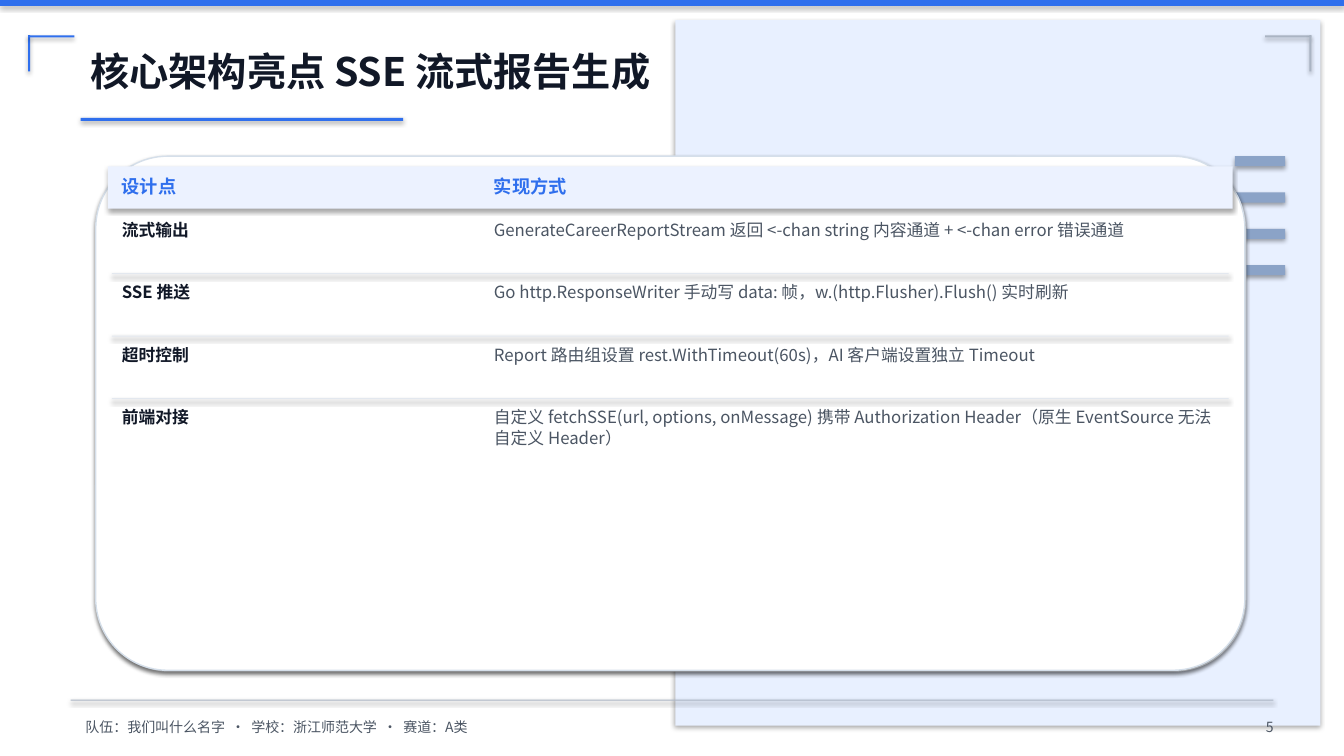
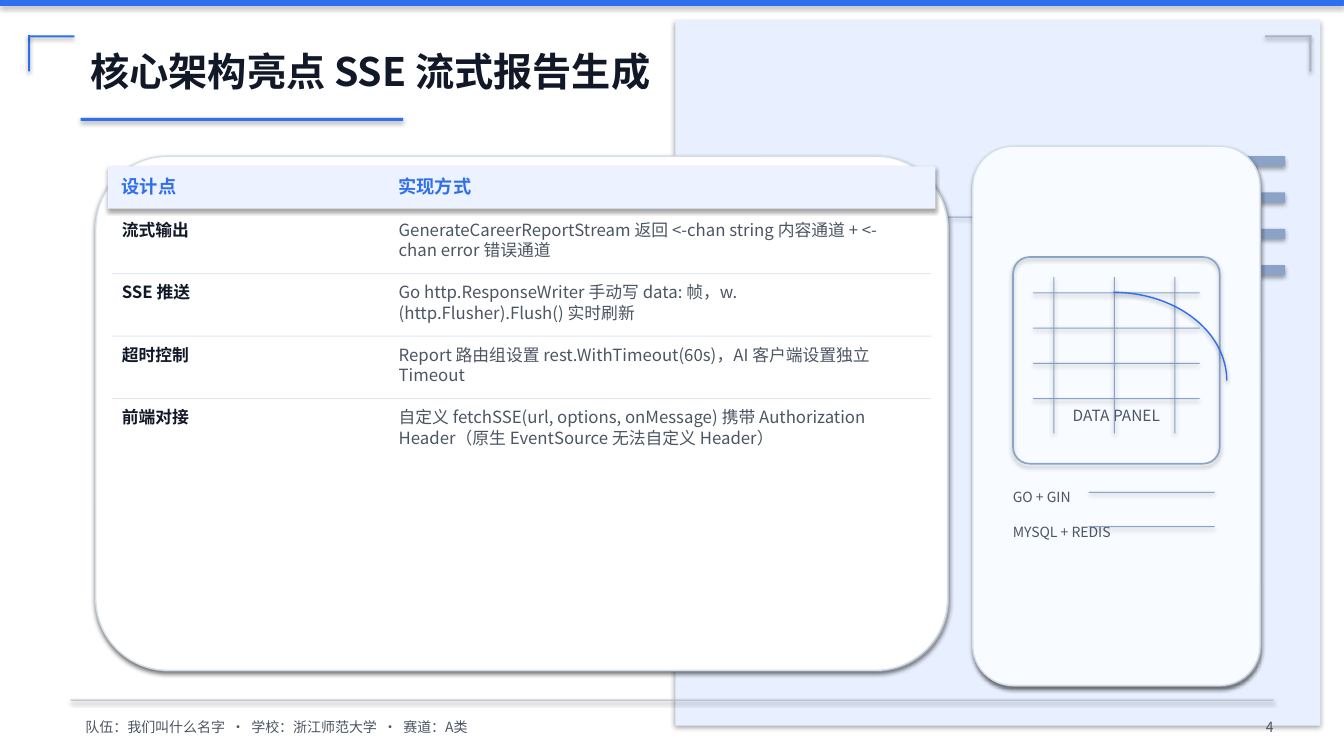
Before and after one commit to ltx-202432110105/quote, a slide deck: slide 5 of slides/competition.pptx (slide 6 before the commit). Drawn at 1344x756 pixels with LibreOffice and Linux fonts; fonts in the diff are those of the drawing; background and template pictures are left out. Boxes give left, top, right and bottom in pixels: in the first picture for what was removed or moved away, otherwise in the second. Text is boxed around its words. In the diff, an @@ line names an element or a change of style, - is before the commit and + after.

```diff
--- a/slides/competition.pptx
+++ b/slides/competition.pptx
@@ rounded rectangle added at (973,146,1260,686), fill #F8FBFF, outline #D5DFEA 1 pt, 11 pt, text #4B5563 @@
+DATA PANEL
@@ rounded rectangle added at (974,147,1261,687), fill #E9EEF4 @@
@@ rounded rectangle: place and size @@
-rounded rectangle at (96,156,1245,670)
+rounded rectangle at (96,156,948,670)
@@ rounded rectangle: place and size @@
-rounded rectangle at (97,157,1246,671)
+rounded rectangle at (97,157,949,671)
@@ rectangle: place and size @@
-rectangle at (108,166,1233,209)
+rectangle at (108,166,936,209)
@@ text "实现方式": place and size @@
-text "实现方式" at (494,177,567,195)
+text "实现方式" at (399,177,472,195)
@@ text "GenerateCareerReportStream 返回 <-chan string 内容通道 ..." rewrapped from (494,222,1124,240) to (399,222,845,257) @@
@@ rounded rectangle added at (1013,257,1220,464), outline #8BA3C7 1.2 pt @@
@@ rectangle: place and size @@
-rectangle at (112,273,1229,274)
+rectangle at (112,273,932,274)
@@ text "Go http.ResponseWriter 手动写 data: 帧，w.(http.Flusher).Flush() ..." rewrapped from (494,284,1068,302) to (399,284,737,323) @@
@@ arc (boxed as its full ellipse) added at (1000,292,1227,469), outline #2F6FED 1 pt @@
@@ rectangle added at (1033,292,1200,293), fill #8BA3C7 @@
@@ rectangle added at (1054,277,1055,434), fill #8BA3C7 @@
@@ rectangle added at (1114,277,1115,434), fill #8BA3C7 @@
@@ rectangle added at (1175,277,1176,434), fill #8BA3C7 @@
@@ rectangle added at (1033,328,1200,329), fill #8BA3C7 @@
@@ rectangle: place and size @@
-rectangle at (112,336,1229,337)
+rectangle at (112,336,932,337)
@@ text "Report 路由组设置 rest.WithTimeout(60s)，AI 客户端设置独立 Timeout" rewrapped from (494,347,1035,365) to (399,347,869,381) @@
@@ rectangle added at (1033,363,1200,364), fill #8BA3C7 @@
@@ rectangle: place and size @@
-rectangle at (112,398,1229,399)
+rectangle at (112,398,932,399)
@@ text "自定义 fetchSSE(url, options, onMessage) 携带 ..." rewrapped from (494,409,1212,446) to (399,409,865,446) @@
@@ rectangle added at (1033,398,1200,399), fill #8BA3C7 @@
@@ text added at (1013,491,1071,502), 10 pt, text #4B5563 @@
+GO + GIN
@@ rectangle added at (1089,492,1215,493), fill #8BA3C7 @@
@@ text added at (1013,526,1111,540), 10 pt, text #4B5563 @@
+MYSQL + REDIS
@@ rectangle added at (1089,526,1215,527), fill #8BA3C7 @@
@@ text at (1266,722,1274,732): text changed @@
-5
+4
```
Also in this commit, not shown: 17 other slides changed, 2 slides added, 2 slides removed, 27 other files.
